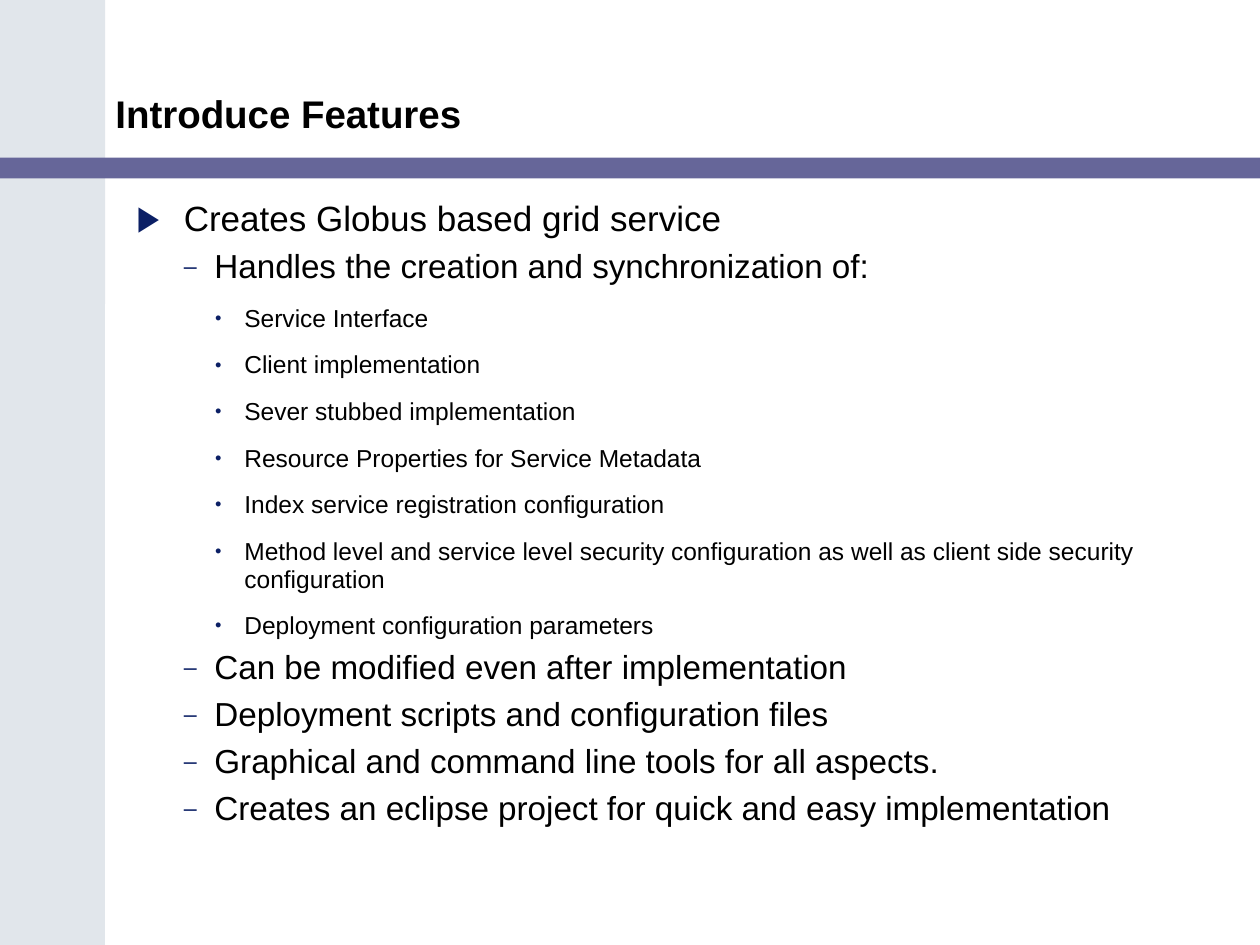
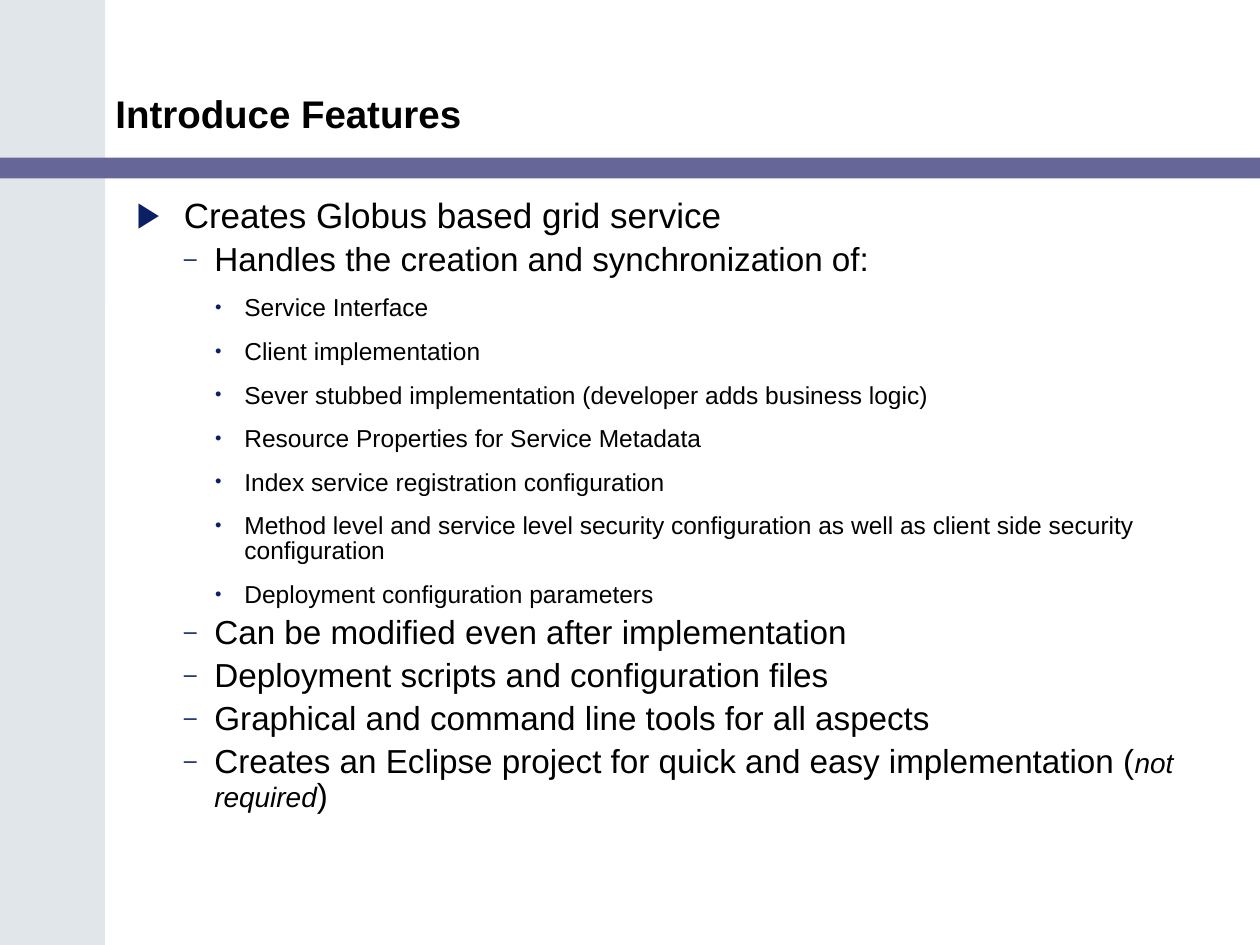
Before and after one commit to NCIP/cagrid-portal, a slide deck: slide 9 of cagrid-1-0/Documentation/presentations/200602_VCDE_ARCH/caGrid_Update_Arch_VCDE_Feb1.ppt. Drawn at 1260x945 pixels with LibreOffice and Linux fonts; fonts in the diff are those of the drawing; background and template pictures are left out. Boxes give left, top, right and bottom in pixels: in the first picture for what was removed or moved away, otherwise in the second. Text is boxed around its words. In the diff, an @@ line names an element or a change of style, - is before the commit and + after.

```diff
--- a/cagrid-1-0/Documentation/presentations/200602_VCDE_ARCH/caGrid_Update_Arch_VCDE_Feb1.ppt
+++ b/cagrid-1-0/Documentation/presentations/200602_VCDE_ARCH/caGrid_Update_Arch_VCDE_Feb1.ppt
@@ text at (184,202,1133,694): line spacing 0.95 to 0.85 @@
@@ text at (244,386,928,409): text changed @@
-    • Sever stubbed implementation
+    • Sever stubbed implementation (developer adds business logic)
@@ text at (214,706,1174,813): text changed @@
-  – Graphical and command line tools for all aspects.
-  – Creates an eclipse project for quick and easy implementation
+  – Graphical and command line tools for all aspects
+  – Creates an Eclipse project for quick and easy implementation (not required)
```
Also in this commit, not shown: 5 other slides changed.
